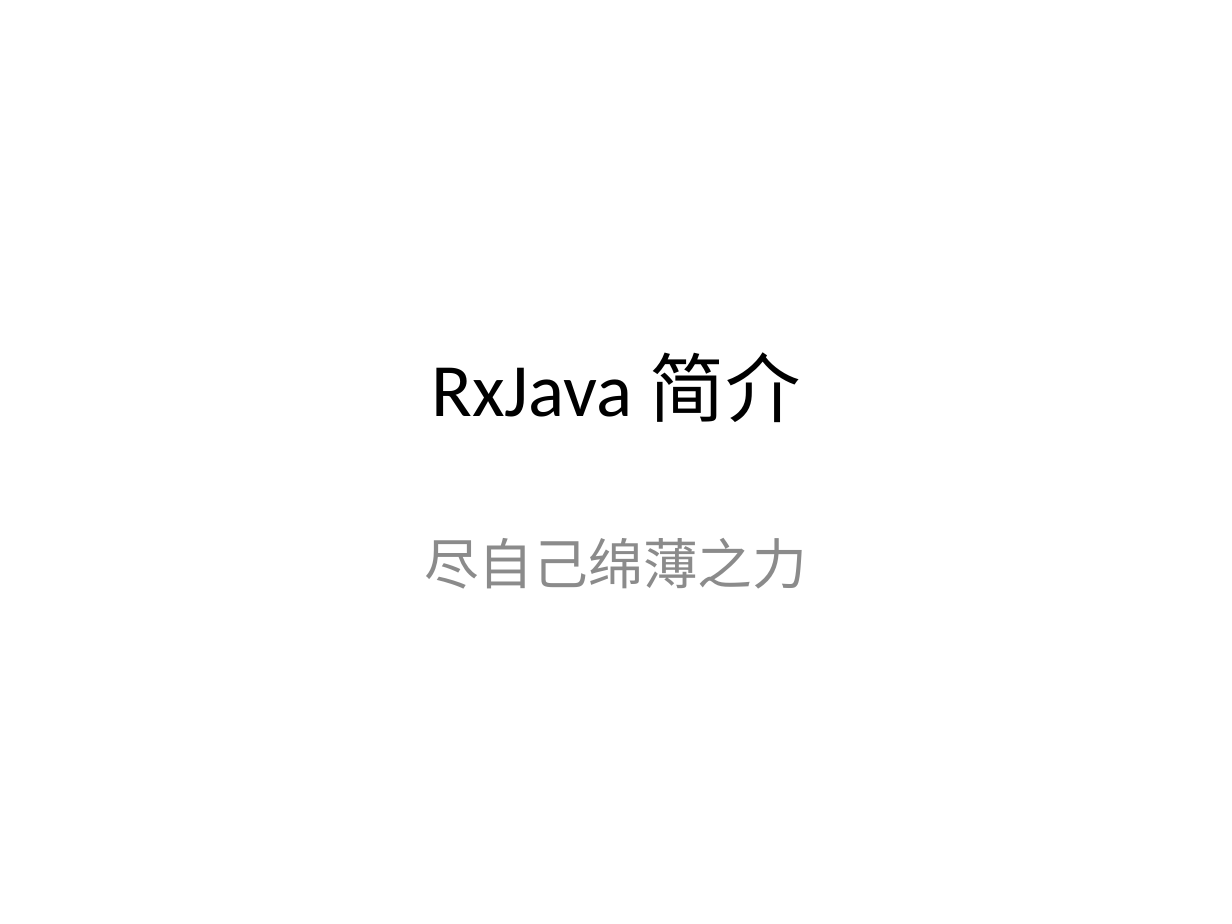
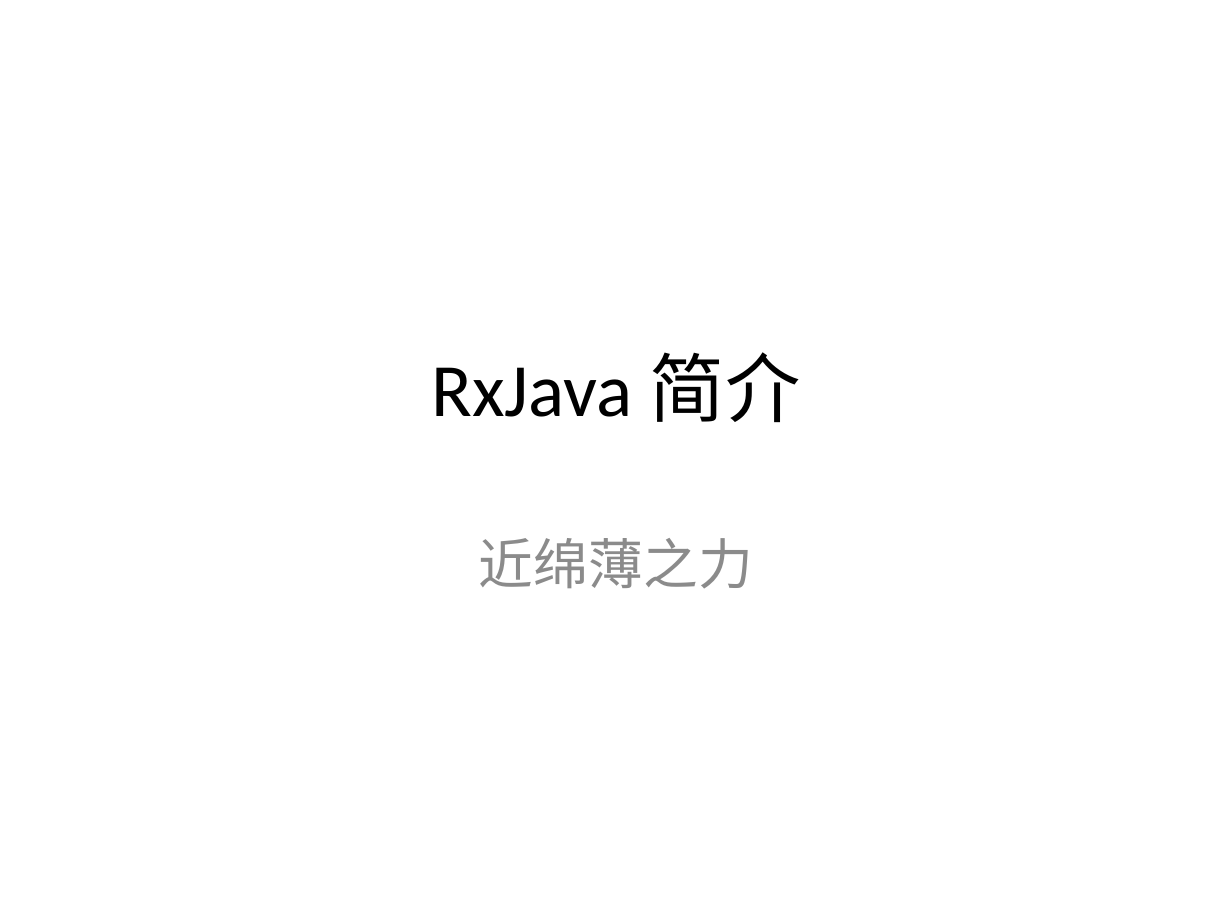
Before and after one commit to YongHuiLuo/TinyEasyView, a slide deck: slide 1 of RxJava 简介.pptx. Drawn at 1232x924 pixels with LibreOffice and Linux fonts; fonts in the diff are those of the drawing. Boxes give left, top, right and bottom in pixels: in the first picture for what was removed or moved away, otherwise in the second. Text is boxed around its words. In the diff, an @@ line names an element or a change of style, - is before the commit and + after.

```diff
--- a/RxJava 简介.pptx
+++ b/RxJava 简介.pptx
@@ subtitle at (479,538,753,588): text changed @@
-尽自己绵薄之力
+近绵薄之力
```
Also in this commit, not shown: 9 other slides changed, 4 slides added, 1 slide removed, 4 other files.
